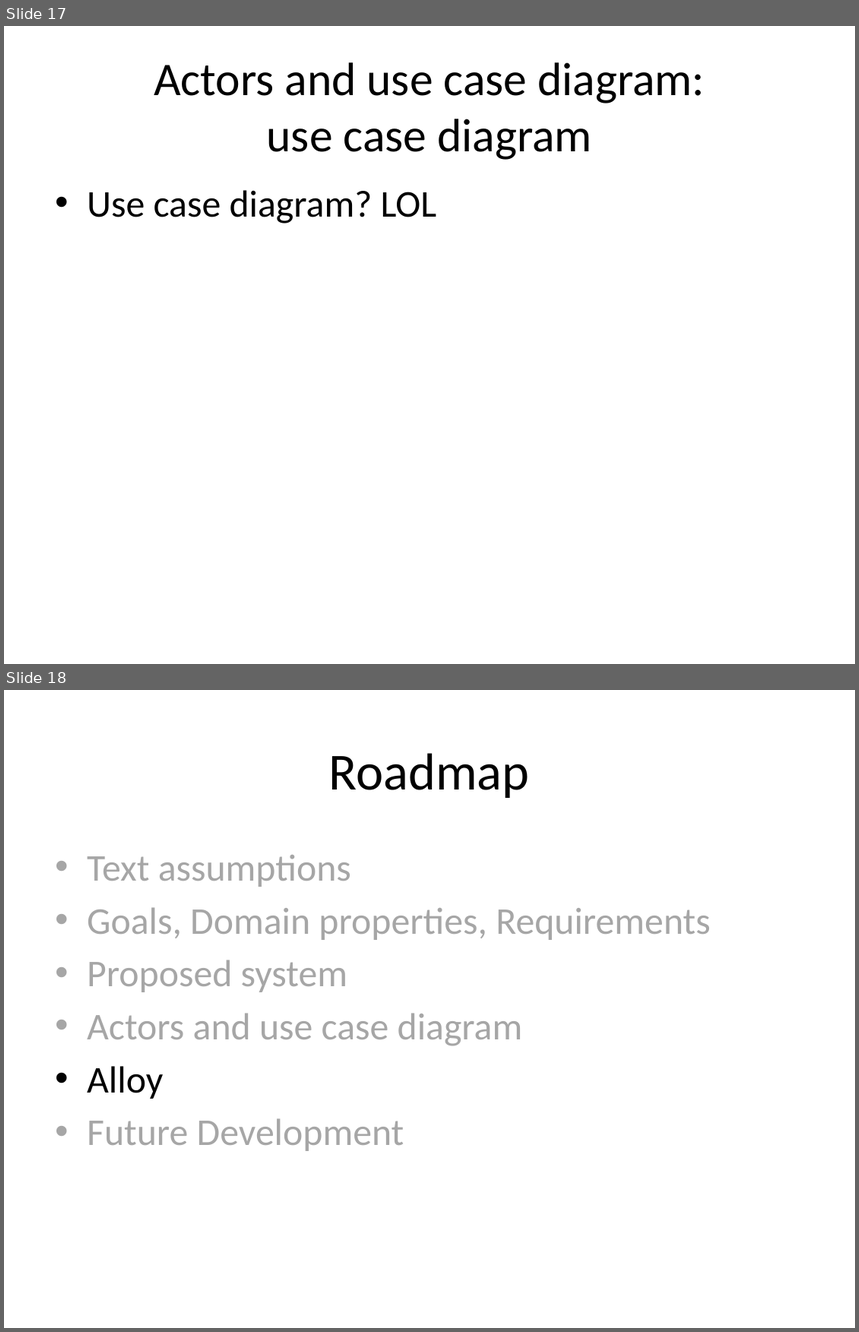
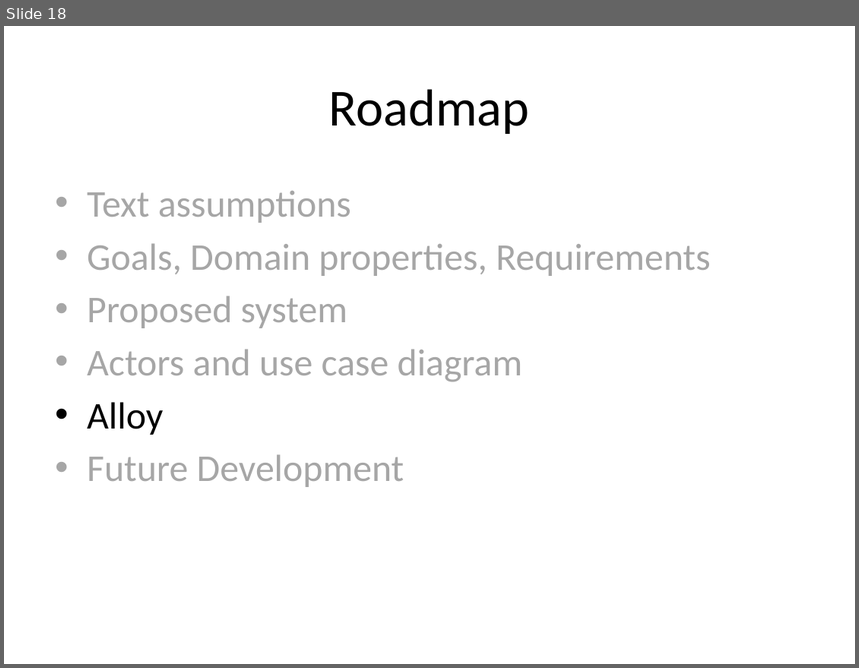
Before and after one commit to cattaneo-riccardo/PowerEnjoy, a slide deck: RASD/presentation/RASD_presentation.pptx. Shown one above the other, each under a label of ours: slides 17 and 18 before the commit, slide 18 after it. The pictures are 859x1332 and 859x668 pixels, drawn with LibreOffice and Linux fonts; fonts in the diff are those of the drawing. Boxes give left, top, right and bottom in pixels: in the first picture for what was removed or moved away, otherwise in the second. Text is boxed around its words. In the diff, an @@ line names an element or a change of style, - is before the commit and + after.

```diff
--- a/RASD/presentation/RASD_presentation.pptx
+++ b/RASD/presentation/RASD_presentation.pptx
@@ slide 17 removed at <box>4,26,855,664</box>, background #FFFFFF @@
@@ title removed at <box>154,62,705,160</box> @@
-Actors and use case diagram:
-use case diagram
@@ text removed at <box>87,190,437,224</box> @@
-• Use case diagram? LOL
```
Also in this commit, not shown: 5 slides changed, 2 slides added, 1 other slide removed, 11 other files.
